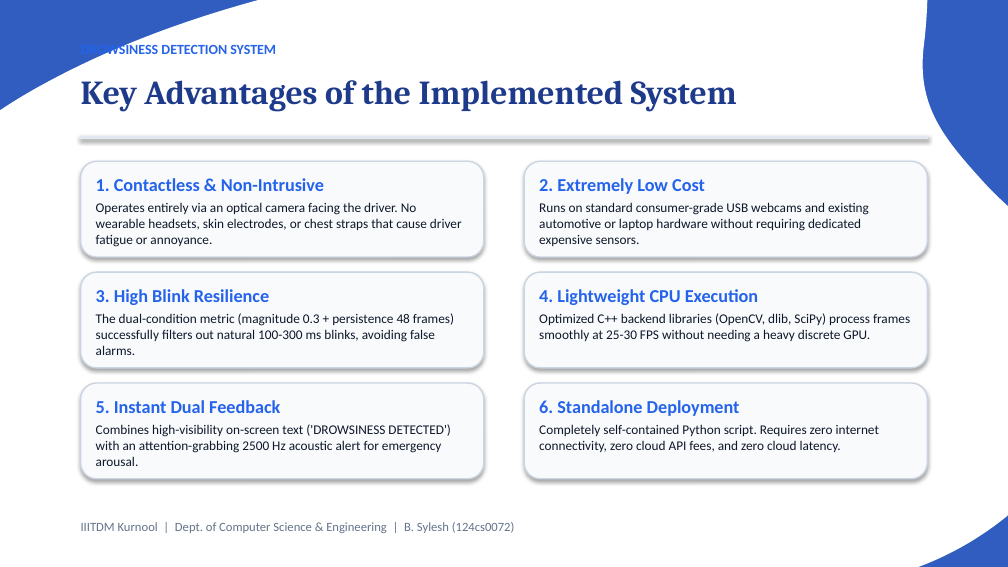
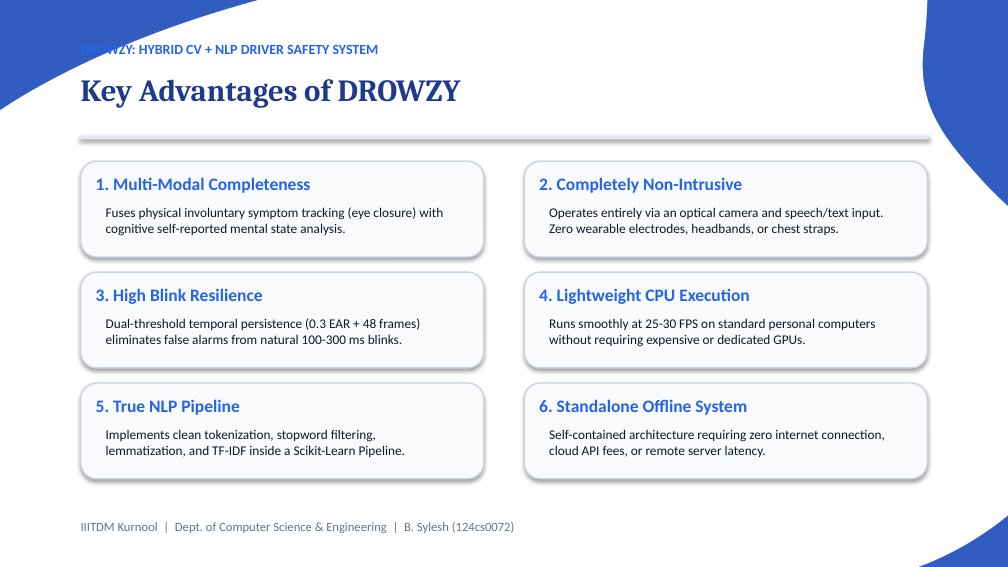
Before and after one commit to iotaaw/Drozy, a slide deck: slide 21 of Drowsiness_Detection_Presentation.pptx (slide 16 before the commit). Drawn at 1008x567 pixels with LibreOffice and Linux fonts; fonts in the diff are those of the drawing. Boxes give left, top, right and bottom in pixels: in the first picture for what was removed or moved away, otherwise in the second. Text is boxed around its words. In the diff, an @@ line names an element or a change of style, - is before the commit and + after.

Commit message:
Add Drowzy NLP driver safety project

```diff
--- a/Drowsiness_Detection_Presentation.pptx
+++ b/Drowsiness_Detection_Presentation.pptx
@@ text at <box>81,42,379,58</box>: text changed @@
-DROWSINESS DETECTION SYSTEM
+DROWZY: HYBRID CV + NLP DRIVER SAFETY SYSTEM
@@ text at <box>81,79,461,108</box>: text changed; size 24 to 22 pt @@
-Key Advantages of the Implemented System
+Key Advantages of DROWZY
@@ text at <box>96,177,311,193</box>: text changed; size 13 to 12.5 pt @@
-1. Contactless & Non-Intrusive
+1. Multi-Modal Completeness
@@ text at <box>539,177,742,193</box>: text changed; size 13 to 12.5 pt @@
-2. Extremely Low Cost
+2. Completely Non-Intrusive
@@ text at <box>106,207,443,236</box>: text changed @@
-Operates entirely via an optical camera facing the driver. No wearable headsets, skin electrodes, or chest straps that cause driver fatigue or annoyance.
+Fuses physical involuntary symptom tracking (eye closure) with cognitive self-reported mental state analysis.
@@ text at <box>549,207,884,235</box>: text changed @@
-Runs on standard consumer-grade USB webcams and existing automotive or laptop hardware without requiring dedicated expensive sensors.
+Operates entirely via an optical camera and speech/text input. Zero wearable electrodes, headbands, or chest straps.
@@ text "3. High Blink Resilience" at <box>96,288,263,304</box>: size 13 to 12.5 pt @@
@@ text "4. Lightweight CPU Execution" at <box>539,288,750,304</box>: size 13 to 12.5 pt @@
@@ text at <box>106,318,420,344</box>: text changed @@
-The dual-condition metric (magnitude 0.3 + persistence 48 frames) successfully filters out natural 100-300 ms blinks, avoiding false alarms.
+Dual-threshold temporal persistence (0.3 EAR + 48 frames) eliminates false alarms from natural 100-300 ms blinks.
@@ text at <box>549,318,875,347</box>: text changed @@
-Optimized C++ backend libraries (OpenCV, dlib, SciPy) process frames smoothly at 25-30 FPS without needing a heavy discrete GPU.
+Runs smoothly at 25-30 FPS on standard personal computers without requiring expensive or dedicated GPUs.
@@ text at <box>96,399,239,415</box>: text changed; size 13 to 12.5 pt @@
-5. Instant Dual Feedback
+5. True NLP Pipeline
@@ text at <box>539,399,747,415</box>: text changed; size 13 to 12.5 pt @@
-6. Standalone Deployment
+6. Standalone Offline System
@@ text at <box>106,429,405,457</box>: text changed @@
-Combines high-visibility on-screen text ('DROWSINESS DETECTED') with an attention-grabbing 2500 Hz acoustic alert for emergency arousal.
+Implements clean tokenization, stopword filtering, lemmatization, and TF-IDF inside a Scikit-Learn Pipeline.
@@ text at <box>549,429,885,457</box>: text changed @@
-Completely self-contained Python script. Requires zero internet connectivity, zero cloud API fees, and zero cloud latency.
+Self-contained architecture requiring zero internet connection, cloud API fees, or remote server latency.
```
Also in this commit, not shown: 9 other slides changed, 13 slides added, 8 slides removed, 23 other files.
